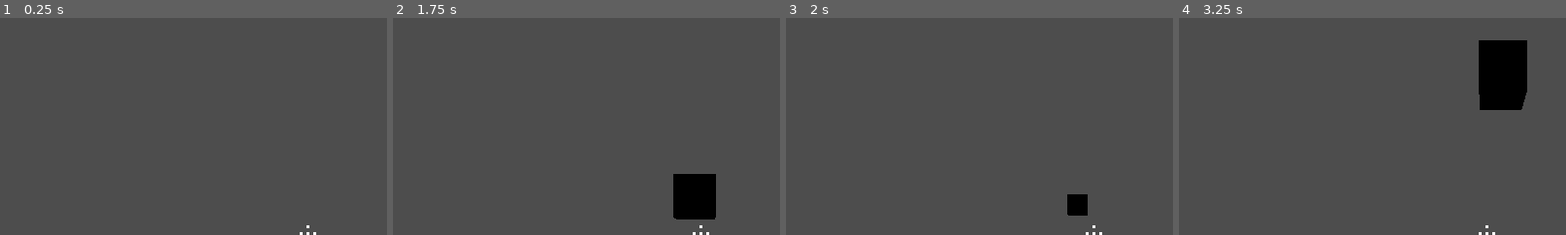
Above: before the commit, frames 1-4 (left to right).
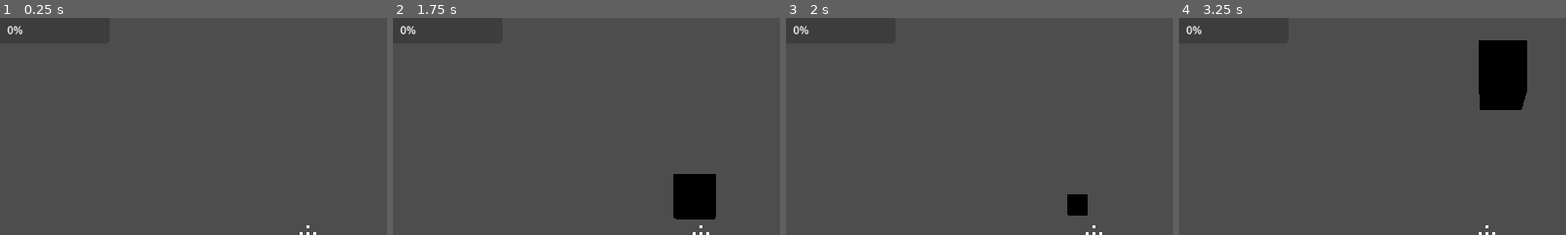
Above: after the commit, the same moments.

Repository: HarryLBonGithub/Harrys-Godot-Tools
Game: Godot game, scene res://Testing Rooms/testing_room_alpha.tscn
Two runs of this game, one before a commit and one after it. Both use one fixed random seed, a clock stepped at 60 frames per second and the inputs below. The project has no main scene, so this scene is started directly.
Inputs (mouse positions are % of the whole screen's width and height, from its top left):
- Up to frame 1 (0.25 s): no input
- Up to frame 2 (1.75 s): tap Enter at 0.5 s; move the mouse to (55, 50) at 0.52 s; hold W (move_forward) from 0.53 s (still down); click (55, 50) at 0.6 s; tap Space (jump) at 0.77, 1.52 s; move the mouse to (45, 50) at 1.27 s; tap Ctrl (crouch) at 1.35 s; click (45, 50) at 1.55 s
- Up to frame 3 (2 s): keep holding W (move_forward)
- Up to frame 4 (3.25 s): keep holding W (move_forward); move the mouse to (52, 48) at 2.02 s; tap F (flashlight) at 2.1 s; click (52, 48) at 2.3 s; move the mouse to (49, 52) at 2.77 s; tap E (interact) at 2.85 s; tap Space (jump) at 3.02 s; click (49, 52) at 3.05 s
The pictures show only the part of the screen within x 10-60%, y 0-50%; the shares and areas given below are measured in that part.

The runs differ from the first frame. In frame 1, 0.1% of the frame differs, in the area x 2-6%, y 3-8%; in frame 2, 0.1%; in frame 3, 0.1%; in frame 4, 0.1%.

Commit message:
add healthbar functionality
- the health property now takes a progress bar node as a variable
- updates the bar on ready and when damage is taken

Diff:
--- a/Character Controllers/fps_character_controller_extended.tscn
+++ b/Character Controllers/fps_character_controller_extended.tscn
@@ -1,10 +1,11 @@
-[gd_scene load_steps=8 format=3 uid="uid://baqs2t4p5a58i"]
+[gd_scene load_steps=9 format=3 uid="uid://baqs2t4p5a58i"]
 
 [ext_resource type="Script" path="res://Character Controllers/FPSCharacterController.gd" id="1_hpjc1"]
 [ext_resource type="PackedScene" uid="uid://ggljq5ed622m" path="res://HUD Items/Crosshair/crosshair.tscn" id="2_ckjpy"]
 [ext_resource type="PackedScene" uid="uid://cgh22dltjhw5u" path="res://HUD Items/Info Checker/info_checker.tscn" id="3_k6wgg"]
 [ext_resource type="PackedScene" uid="uid://bm00ewhu0i4vl" path="res://Properties/Interaction/interaction_ray.tscn" id="4_muno8"]
 [ext_resource type="PackedScene" uid="uid://dim0l6a2xqttt" path="res://Props/Handhelds/Projectile Launcher/projectile_launcher.tscn" id="5_1fptv"]
+[ext_resource type="PackedScene" uid="uid://bgeyfohldmmx2" path="res://Properties/Health/health.tscn" id="6_bl4qs"]
 
 [sub_resource type="CapsuleMesh" id="CapsuleMesh_smuhl"]
 radius = 0.4
@@ -57,4 +58,12 @@
 transform = Transform3D(1, 0, 0, 0, 1, 0, 0, 0, 1, 0, -0.954661, 0)
 target_position = Vector3(0, -0.25, 0)
 
+[node name="Health" parent="." instance=ExtResource("6_bl4qs")]
+
+[node name="CanvasLayer" type="CanvasLayer" parent="."]
+
+[node name="healthBar" type="ProgressBar" parent="CanvasLayer"]
+offset_right = 281.0
+offset_bottom = 41.0
+
 [editable path="Head/InfoChecker"]
--- a/Properties/Health/Health.gd
+++ b/Properties/Health/Health.gd
@@ -7,8 +7,18 @@
 @export var maxHealth = 30
 @export var currentHealth = 30
 
+@export var healthUI : ProgressBar
+
+func _ready():
+	if healthUI:
+		healthUI.max_value = maxHealth
+		healthUI.value = currentHealth
+
 func take_damage(damage):
 	currentHealth -= damage
+
+	if healthUI:
+		healthUI.value = currentHealth
 
 	if currentHealth <= 0:
 		var parent = get_parent()
